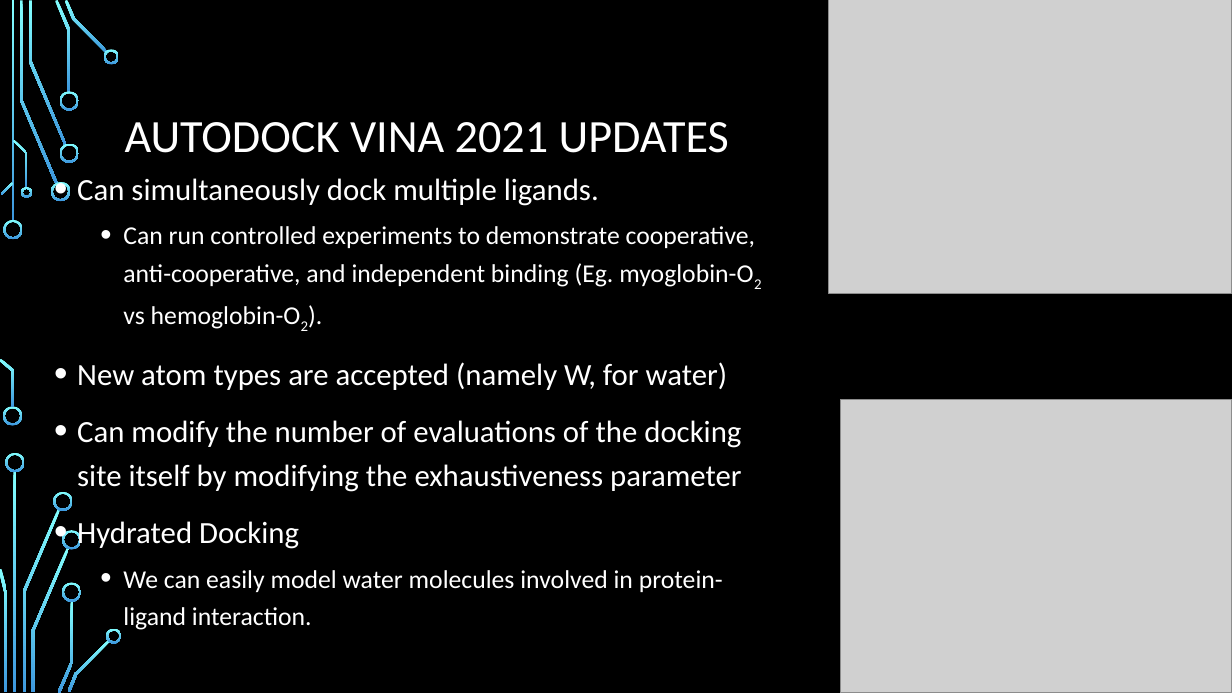
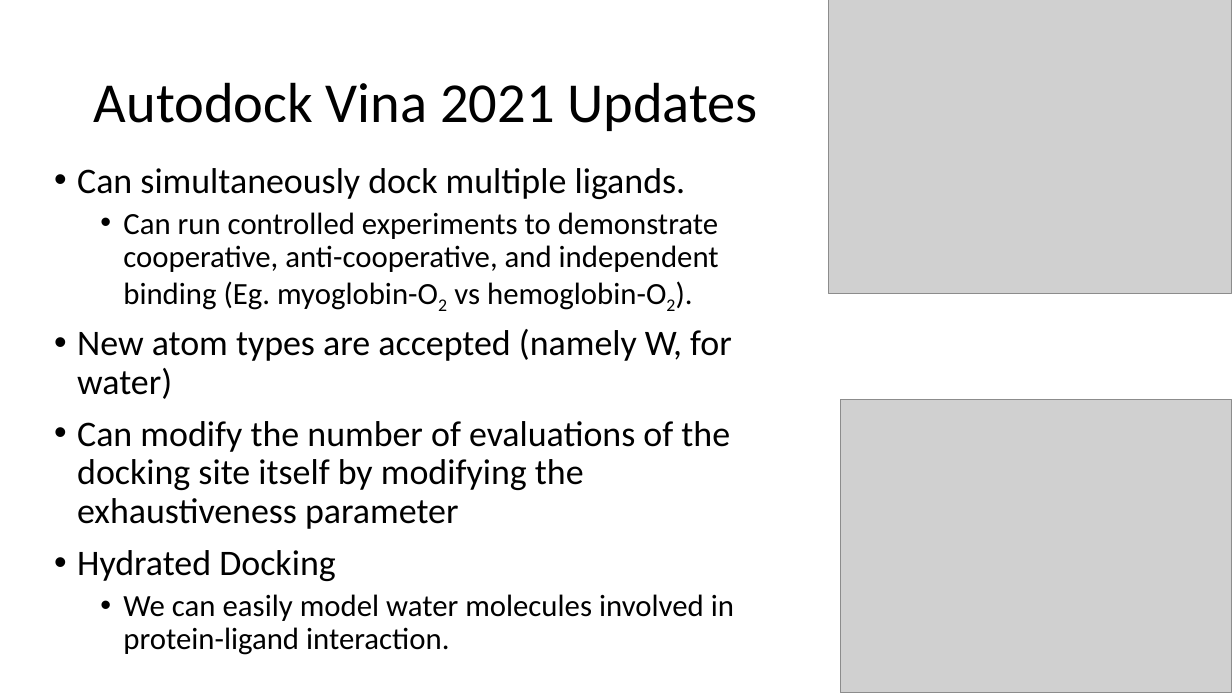
Before and after one commit to CCBatIIT/modelingworkshop, a slide deck: slide 14 of slides/2-2-molecular_docking.pptx. Drawn at 1232x693 pixels with LibreOffice and Linux fonts; fonts in the diff are those of the drawing; grey boxes stand for pictures; background and template pictures are left out. Boxes give left, top, right and bottom in pixels: in the first picture for what was removed or moved away, otherwise in the second. Text is boxed around its words. In the diff, an @@ line names an element or a change of style, - is before the commit and + after.

```diff
--- a/slides/2-2-molecular_docking.pptx
+++ b/slides/2-2-molecular_docking.pptx
@@ background picture (left out) to #FFFFFF @@
@@ title at (94, 82, 757, 131): text changed; size 36 to 44 pt; text colour #FFFFFF to #000000 @@
-AUTODOCK VINA 2021 UPDATES
+Autodock Vina 2021 Updates
@@ text "Can simultaneously dock multiple ligands." at (77, 168, 734, 655): size 24 to 28 pt in "Can simultaneously dock multiple ligands.", "New atom types are accepted (namely W, ...", "Can modify the number of evaluations of ...", "Hydrated Docking"; text colour #FFFFFF to #000000; size 20 to 24 pt in "Can run controlled experiments to demonstrate cooperative, ...", "We can easily model water molecules involved ..."; line spacing 1.2 to 0.9 @@
@@ group removed at (0, 0, 122, 693): 24 freeform shapes, 2 rectangles @@
```
Also in this commit, not shown: 16 other slides changed, 9 other files.
